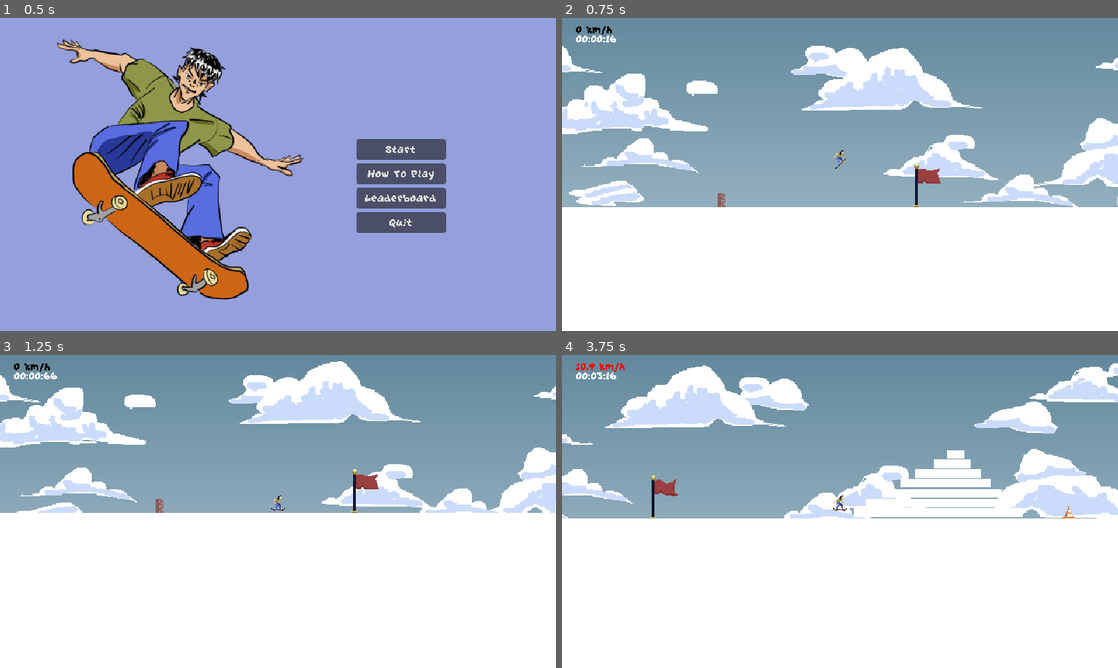
Above: before the commit, frames 1-4 (two rows, left to right).
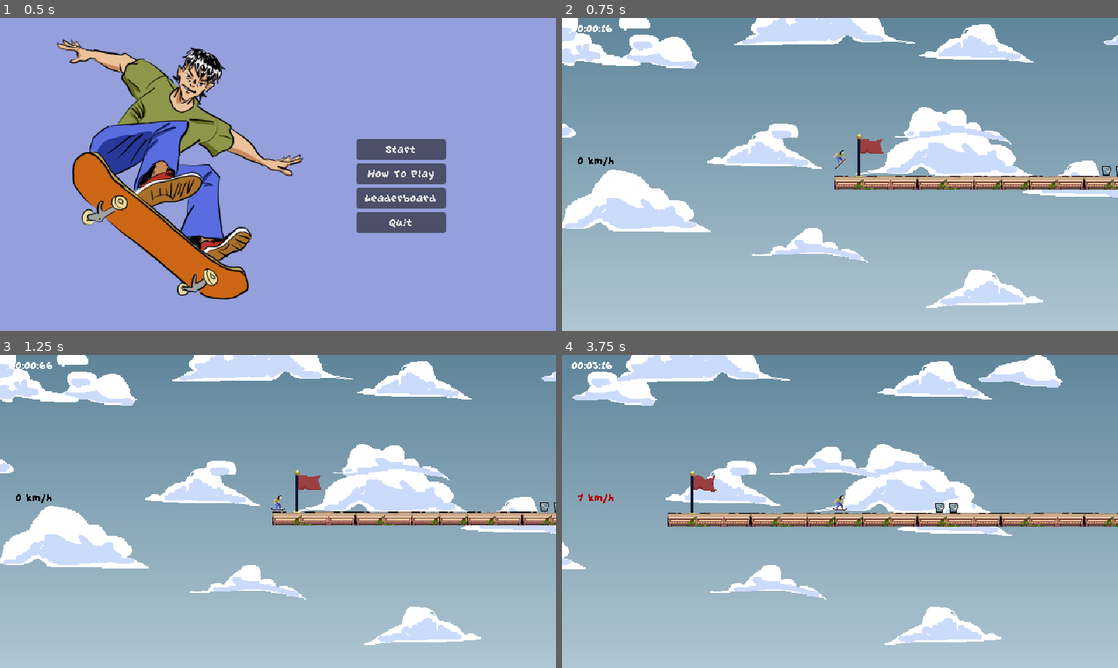
Above: after the commit, the same moments.

Repository: Minipeps/SpeedJam-8
Game: Godot game, scene res://Menus/MainMenu/MainMenu.tscn
The game is run twice, just before and just after one commit, with the same random seed, the same clock (stepped at 60 frames per second) and the same inputs.
Inputs (mouse positions are in pixels of both pictures, inside the frame that each line leads up to):
- Up to frame 1 (0.5 s): no input
- Up to frame 2 (0.75 s): click "Start" at 0.5 s
- Up to frame 3 (1.25 s): no input
- Up to frame 4 (3.75 s): tap Enter (ui_accept) at 1.25, 1.52, 2.27 s; move the mouse to (962, 495) at 1.27 s; hold Right (player_move_right) 1.28-2.03 s; tap C (display_end_screen_lose) at 1.35, 2.85 s; move the mouse to (728, 527) at 2.02 s; hold Down (player_move_down) 2.03-2.78 s; tap X (display_end_screen_win) at 2.1, 3.6 s; move the mouse to (895, 442) at 2.77 s; hold Right (player_move_right) 2.78-3.53 s; move the mouse to (812, 574) at 3.52 s; hold Up (player_move_up) from 3.53 s (still down)

Frame 1 is identical in both runs. In frame 2, 62% of the frame differs, in the area x 0-100%, y 0-100%; in frame 3, 65%; in frame 4, 68%.

Commit message:
use correct level scene

Diff:
--- a/Menus/MainMenu/MainMenu.gd
+++ b/Menus/MainMenu/MainMenu.gd
@@ -1,7 +1,7 @@
 extends Control
 
 @onready var tutorialScene = load("res://Menus/Tutorial/Tutorial.tscn")
-@export var testLevel = "res://2D/TestPlayerLevel.tscn"
+@export var testLevel = "res://2D/Level.tscn"
 
 # Called when the node enters the scene tree for the first time.
 func _ready():
